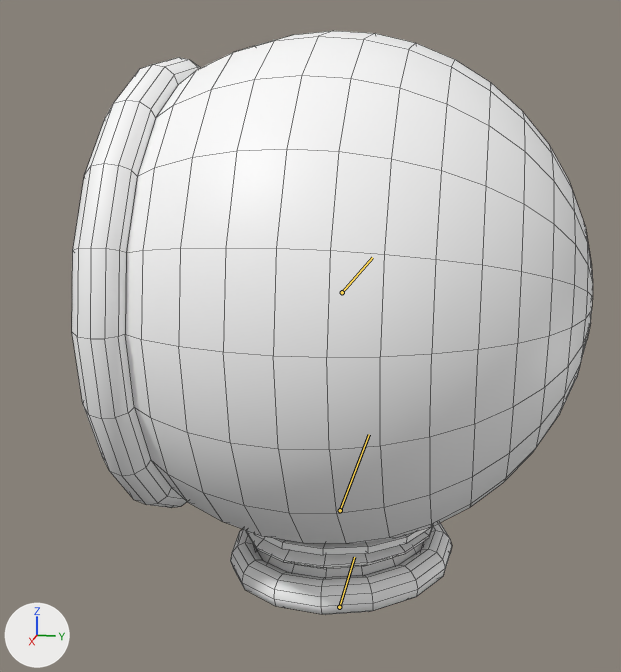
What one commit did to the FBX model Assets/Art/Animations/UHelmet/Anim_Helmet_Idle_60fps.fbx.
Rendered twice from a 50 mm camera at (0.93, 0.181, 1.752) aimed at (0.0, -0.005, 1.52). The lights are fixed; the arrows at lower left show +X, +Y and +Z. The bones that bend it are drawn over the model as lines. Mesh edges are drawn as thin lines.

Names of what the first picture shows: 'HELMET'.
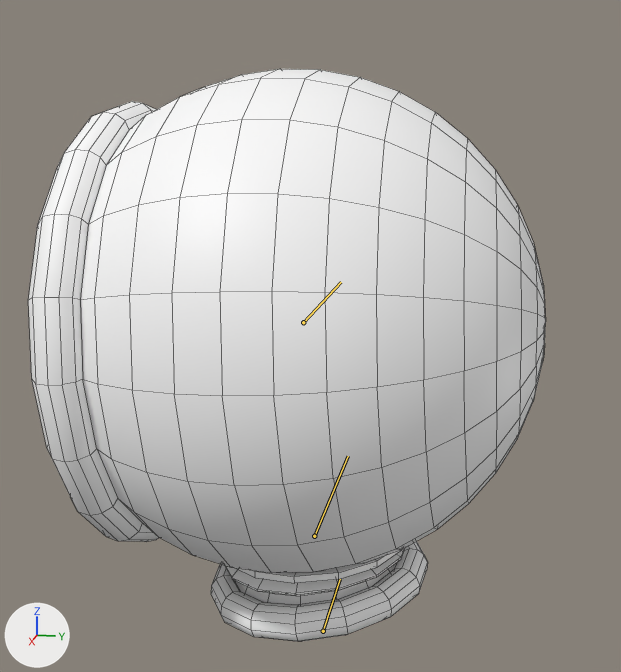
The newer file adds an action. The first version stands in its rest pose; the second is drawn at frame 31 of the action 'Take 001'.

Boxes [x1, y1, x2, y2] around the edits, measured in the pictures (621 x 672 px):
'HELMET', posed
    before: [72, 31, 593, 614]
    after: [28, 69, 546, 641]
bone 'HELMET_ROOT', root to tip
    before: (339, 607) to (354, 557)
    after: (323, 631) to (340, 579)
bone 'Neck', root to tip
    before: (340, 510) to (369, 434)
    after: (314, 536) to (348, 456)

The change, as a list of edits to the scene's bpy script:
```text
Change bone_helmet_root:
    where bone_helmet_root = bpy.data.objects['HELMET_grp'].pose.bones['HELMET_ROOT']
    bone_helmet_root.location: (0.0, 0.0, 0.0) -> (-3.55, 0.0, 1.97)
    bone_helmet_root.rotation_quaternion: (1.0, 0.0, 0.0, 0.0) -> (0.999, 0.0, -0.044, 0.0)  # degrees (0, 0, 0) -> degrees (0, -5, 0)
Change bone_neck:
    where bone_neck = bpy.data.objects['HELMET_grp'].pose.bones['Neck']  # child of 'HELMET_ROOT'
    bone_neck.rotation_quaternion: (1.0, 0.0, 0.0, 0.0) -> (1.0, 0.0, 0.019, 0.0)  # degrees (0, 0, 0) -> degrees (0, 2, 0)
```
